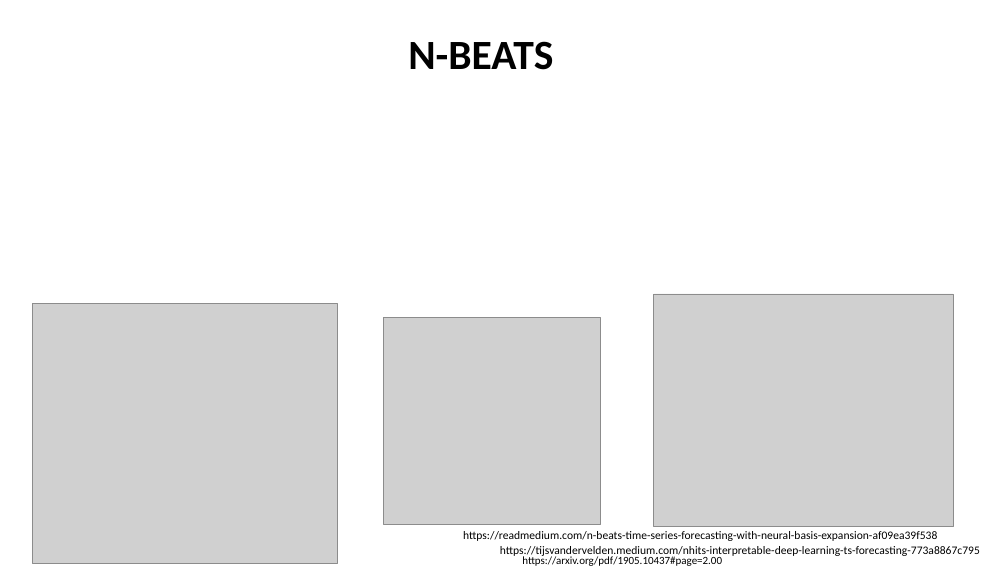
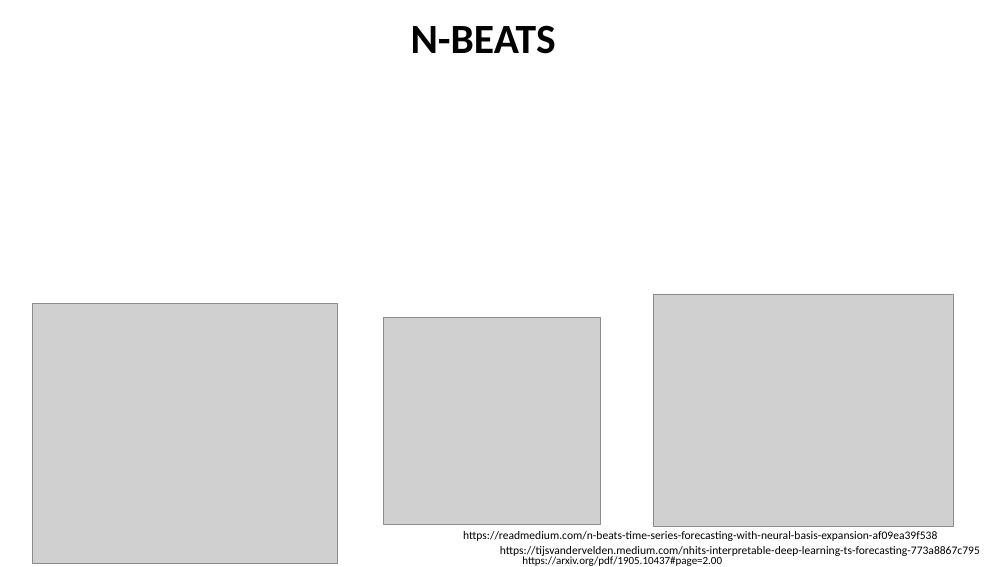
Before and after one commit to MVRonkin/TimeSeriesCourse, a slide deck: slide 8 of 2025/LEC/07 глубокое обучение нейронных сетей.pptx (slide 6 before the commit). Drawn at 1008x567 pixels with LibreOffice and Linux fonts; fonts in the diff are those of the drawing; grey boxes stand for pictures. Boxes give left, top, right and bottom in pixels: in the first picture for what was removed or moved away, otherwise in the second. Text is boxed around its words. In the diff, an @@ line names an element or a change of style, - is before the commit and + after.

```diff
--- a/2025/LEC/07 глубокое обучение нейронных сетей.pptx
+++ b/2025/LEC/07 глубокое обучение нейронных сетей.pptx
@@ title "N-BEATS": place and size @@
-title "N-BEATS" at [408, 41, 553, 70]
+title "N-BEATS" at [411, 25, 556, 54]
```
Also in this commit, not shown: 6 other slides changed, 7 slides added, 1 slide removed.
